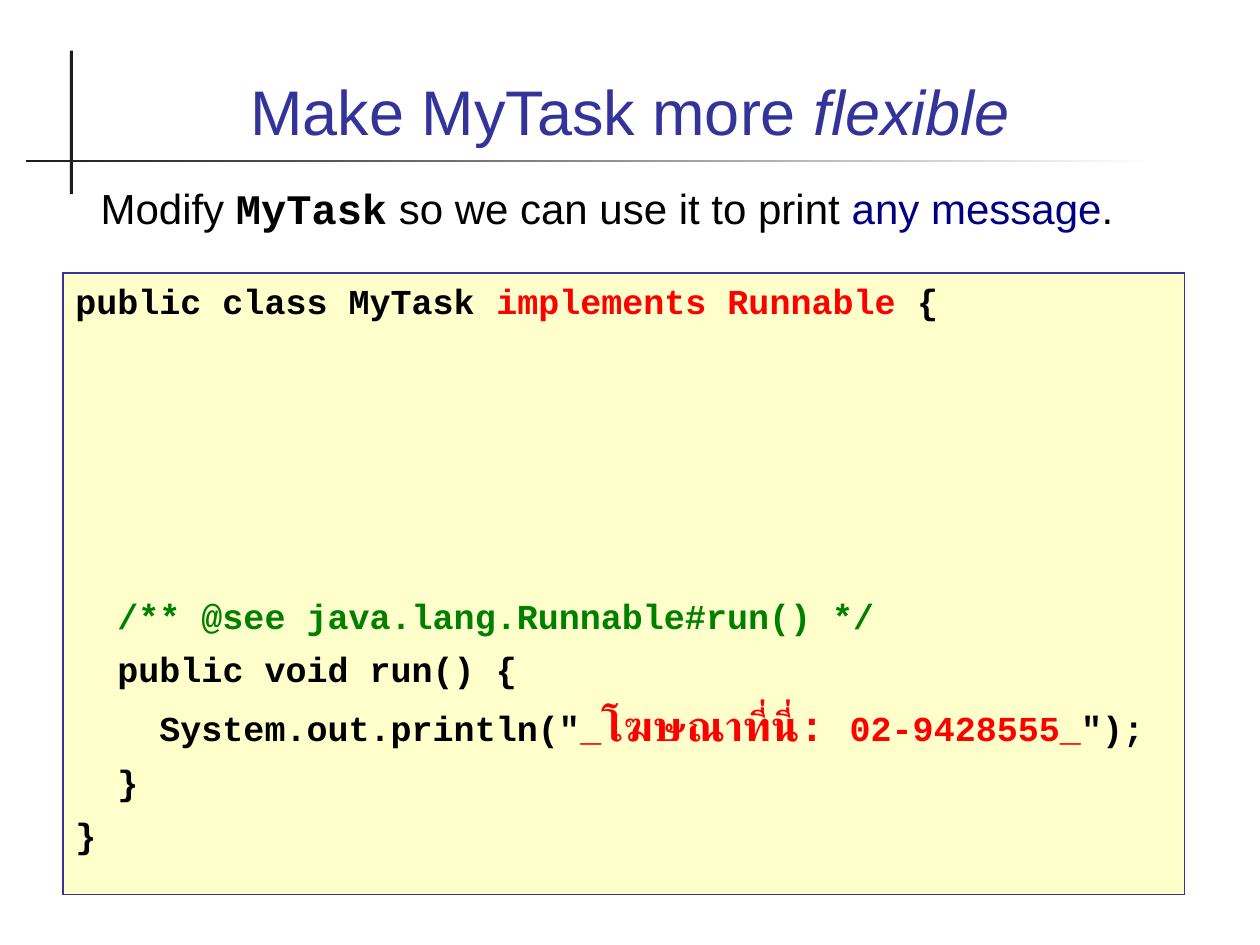
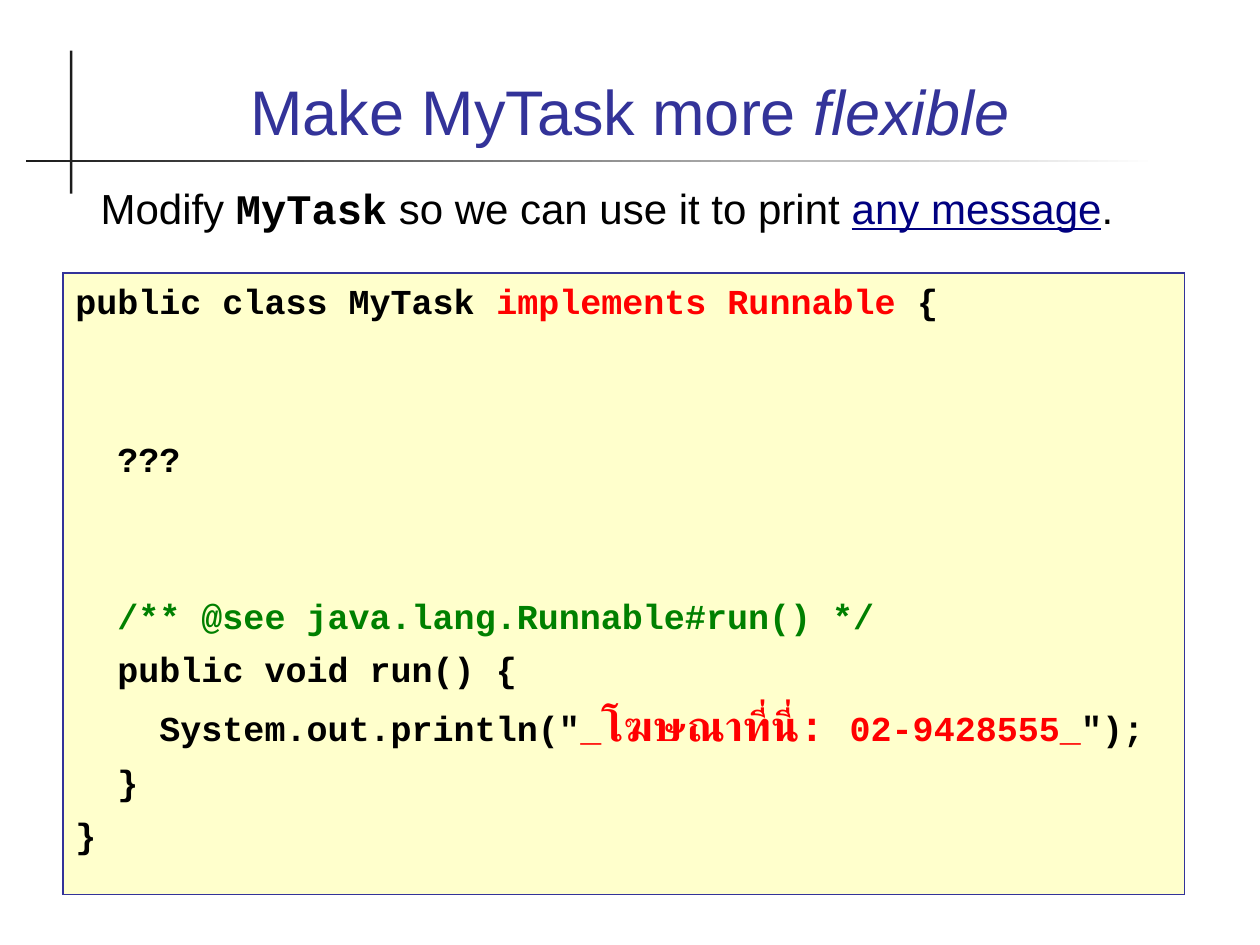
Before and after one commit to skeoop/skeoop.github.io, a slide deck: slide 18 of week2/1-Polymorphism.ppt (slide 17 before the commit). Drawn at 1260x945 pixels with LibreOffice and Linux fonts; fonts in the diff are those of the drawing. Boxes give left, top, right and bottom in pixels: in the first picture for what was removed or moved away, otherwise in the second. Text is boxed around its words. In the diff, an @@ line names an element or a change of style, - is before the commit and + after.

```diff
--- a/week2/1-Polymorphism.ppt
+++ b/week2/1-Polymorphism.ppt
@@ text "Modify MyTask so we can ..." at bbox=[101, 193, 1113, 233]: underline on in "any message." @@
@@ text at bbox=[63, 273, 1184, 895]: paragraph added @@
+???
```
Also in this commit, not shown: 11 other slides changed, 2 slides added, 19 slides removed, 1 other file.
